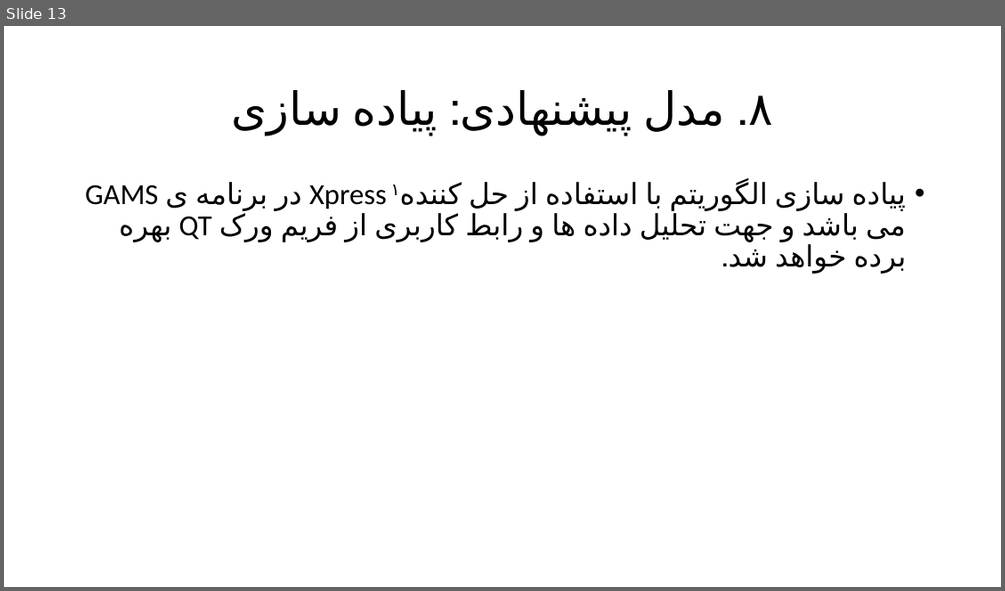
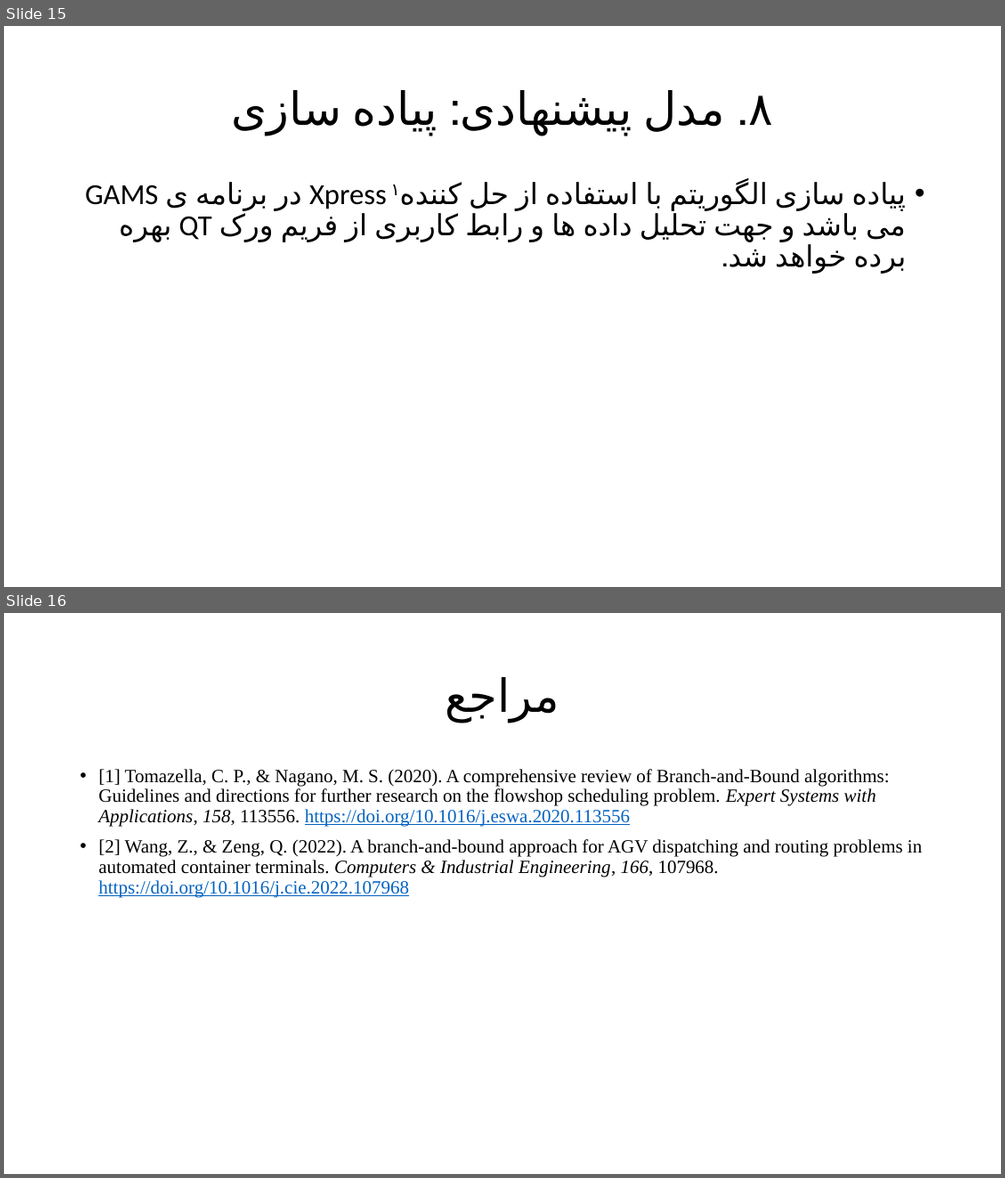
Before and after one commit to amireza007/AGV-Project, a slide deck: Pre defense/Predefense_v.1.2.pptx. Shown one above the other, each under a label of ours: slide 13 before the commit, slides 15 and 16 after it. The pictures are 1005x591 and 1005x1178 pixels, drawn with LibreOffice and Linux fonts; fonts in the diff are those of the drawing. Boxes give left, top, right and bottom in pixels: in the first picture for what was removed or moved away, otherwise in the second. Text is boxed around its words. In the diff, an @@ line names an element or a change of style, - is before the commit and + after.

```diff
--- a/Pre defense/Predefense_v.1.2.pptx
+++ b/Pre defense/Predefense_v.1.2.pptx
@@ slide 16 added at [4,613,1001,1174], background #FFFFFF @@
@@ title added at [445,677,559,721], 44 pt, text #000000 @@
+مراجع
@@ text added at [98,769,922,897], 18 pt, text #000000 @@
+• [1] Tomazella, C. P., & Nagano, M. S. (2020). A comprehensive review of Branch-and-Bound algorithms: Guidelines and directions for further research on the flowshop scheduling problem. Expert Systems with Applications, 158, 113556. https://doi.org/10.1016/j.eswa.2020.113556
+• [2] Wang, Z., & Zeng, Q. (2022). A branch-and-bound approach for AGV dispatching and routing problems in automated container terminals. Computers & Industrial Engineering, 166, 107968. https://doi.org/10.1016/j.cie.2022.107968
@@ what was slide 13 is now slide 15 @@
```
Also in this commit, not shown: 9 slides changed, 2 other slides added, 4 other files.
